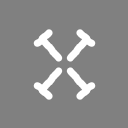
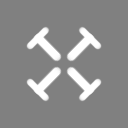
Comparing the layer stacks of the two 128 × 128 images. Changes:
removed layer "background" over [33, 29, 96, 100]
added layer "Layer2" above "Layer1" over [26, 66, 102, 102]
added layer "Layer1" over [26, 26, 102, 62]
